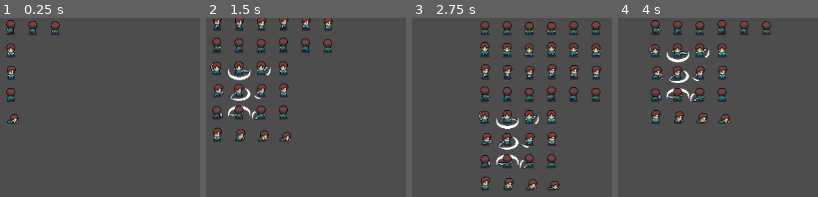
Above: before the commit, frames 1-4 (left to right).
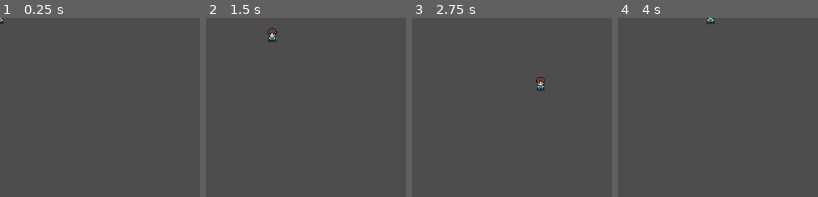
Above: after the commit, the same moments.

Repository: JanethSacari/Project_SwordFantasy
Game: Godot game, scene res://character/character.tscn
The game is run twice, just before and just after one commit, with the same random seed, the same clock (stepped at 60 frames per second) and the same inputs. The project has no main scene, so this scene is started directly.
Inputs:
- Up to frame 1 (0.25 s): no input
- Up to frame 2 (1.5 s): tap Enter at 0.5 s; hold D (move_right) 0.53-1.28 s; hold S (move_down) from 1.28 s (still down)
- Up to frame 3 (2.75 s): release S (move_down) at 2.03 s; hold D (move_right) from 2.03 s (still down)
- Up to frame 4 (4 s): release D (move_right) at 2.78 s; hold Up (move_up) 2.78-3.53 s; hold A (move_left) from 3.53 s (still down)

The runs differ from the first frame. In frame 1, 2.0% of the frame differs, in the area x 0-30%, y 0-60%; in frame 2, 8.8%; in frame 3, 13%, in the area x 33-95%, y 1-97%; in frame 4, 7.2%.

Commit message:
Project Sword Fantasy - Animation stand by and walking

Diff:
--- a/sword-fantasy/character/character.tscn
+++ b/sword-fantasy/character/character.tscn
@@ -1,10 +1,621 @@
-[gd_scene load_steps=3 format=3 uid="uid://n04hb0to1ak8"]
+[gd_scene load_steps=13 format=3 uid="uid://n04hb0to1ak8"]
 
 [ext_resource type="Texture2D" uid="uid://2twhahpec535" path="res://character/Hero.png" id="1_voo8b"]
 [ext_resource type="Script" path="res://character/character.gd" id="1_wvgcb"]
 
+[sub_resource type="Animation" id="Animation_l63ba"]
+resource_name = "look_down"
+length = 0.6
+loop_mode = 1
+step = 0.1
+tracks/0/type = "value"
+tracks/0/imported = false
+tracks/0/enabled = true
+tracks/0/path = NodePath("Texture:hframes")
+tracks/0/interp = 1
+tracks/0/loop_wrap = true
+tracks/0/keys = {
+"times": PackedFloat32Array(0),
+"transitions": PackedFloat32Array(1),
+"update": 1,
+"values": [6]
+}
+tracks/1/type = "value"
+tracks/1/imported = false
+tracks/1/enabled = true
+tracks/1/path = NodePath("Texture:vframes")
+tracks/1/interp = 1
+tracks/1/loop_wrap = true
+tracks/1/keys = {
+"times": PackedFloat32Array(0),
+"transitions": PackedFloat32Array(1),
+"update": 1,
+"values": [10]
+}
+tracks/2/type = "value"
+tracks/2/imported = false
+tracks/2/enabled = true
+tracks/2/path = NodePath("Texture:texture")
+tracks/2/interp = 1
+tracks/2/loop_wrap = true
+tracks/2/keys = {
+"times": PackedFloat32Array(0),
+"transitions": PackedFloat32Array(1),
+"update": 1,
+"values": [ExtResource("1_voo8b")]
+}
+tracks/3/type = "value"
+tracks/3/imported = false
+tracks/3/enabled = true
+tracks/3/path = NodePath("Texture:frame")
+tracks/3/interp = 1
+tracks/3/loop_wrap = true
+tracks/3/keys = {
+"times": PackedFloat32Array(0, 0.1, 0.2, 0.3, 0.4, 0.5),
+"transitions": PackedFloat32Array(1, 1, 1, 1, 1, 1),
+"update": 1,
+"values": [0, 1, 2, 3, 4, 5]
+}
+tracks/4/type = "value"
+tracks/4/imported = false
+tracks/4/enabled = true
+tracks/4/path = NodePath("Texture:flip_h")
+tracks/4/interp = 1
+tracks/4/loop_wrap = true
+tracks/4/keys = {
+"times": PackedFloat32Array(0),
+"transitions": PackedFloat32Array(1),
+"update": 1,
+"values": [false]
+}
+
+[sub_resource type="Animation" id="Animation_0hatl"]
+length = 0.001
+tracks/0/type = "value"
+tracks/0/imported = false
+tracks/0/enabled = true
+tracks/0/path = NodePath("Texture:hframes")
+tracks/0/interp = 1
+tracks/0/loop_wrap = true
+tracks/0/keys = {
+"times": PackedFloat32Array(0),
+"transitions": PackedFloat32Array(1),
+"update": 1,
+"values": [6]
+}
+tracks/1/type = "value"
+tracks/1/imported = false
+tracks/1/enabled = true
+tracks/1/path = NodePath("Texture:vframes")
+tracks/1/interp = 1
+tracks/1/loop_wrap = true
+tracks/1/keys = {
+"times": PackedFloat32Array(0),
+"transitions": PackedFloat32Array(1),
+"update": 1,
+"values": [10]
+}
+tracks/2/type = "value"
+tracks/2/imported = false
+tracks/2/enabled = true
+tracks/2/path = NodePath("Texture:texture")
+tracks/2/interp = 1
+tracks/2/loop_wrap = true
+tracks/2/keys = {
+"times": PackedFloat32Array(0),
+"transitions": PackedFloat32Array(1),
+"update": 1,
+"values": [ExtResource("1_voo8b")]
+}
+tracks/3/type = "value"
+tracks/3/imported = false
+tracks/3/enabled = true
+tracks/3/path = NodePath("Texture:frame")
+tracks/3/interp = 1
+tracks/3/loop_wrap = true
+tracks/3/keys = {
+"times": PackedFloat32Array(0),
+"transitions": PackedFloat32Array(1),
+"update": 1,
+"values": [0]
+}
+tracks/4/type = "value"
+tracks/4/imported = false
+tracks/4/enabled = true
+tracks/4/path = NodePath("Texture:flip_h")
+tracks/4/interp = 1
+tracks/4/loop_wrap = true
+tracks/4/keys = {
+"times": PackedFloat32Array(0),
+"transitions": PackedFloat32Array(1),
+"update": 1,
+"values": [false]
+}
+
+[sub_resource type="Animation" id="Animation_d5mnr"]
+resource_name = "look_right"
+length = 0.6
+loop_mode = 1
+step = 0.1
+tracks/0/type = "value"
+tracks/0/imported = false
+tracks/0/enabled = true
+tracks/0/path = NodePath("Texture:hframes")
+tracks/0/interp = 1
+tracks/0/loop_wrap = true
+tracks/0/keys = {
+"times": PackedFloat32Array(0),
+"transitions": PackedFloat32Array(1),
+"update": 1,
+"values": [6]
+}
+tracks/1/type = "value"
+tracks/1/imported = false
+tracks/1/enabled = true
+tracks/1/path = NodePath("Texture:vframes")
+tracks/1/interp = 1
+tracks/1/loop_wrap = true
+tracks/1/keys = {
+"times": PackedFloat32Array(0),
+"transitions": PackedFloat32Array(1),
+"update": 1,
+"values": [10]
+}
+tracks/2/type = "value"
+tracks/2/imported = false
+tracks/2/enabled = true
+tracks/2/path = NodePath("Texture:texture")
+tracks/2/interp = 1
+tracks/2/loop_wrap = true
+tracks/2/keys = {
+"times": PackedFloat32Array(0),
+"transitions": PackedFloat32Array(1),
+"update": 1,
+"values": [ExtResource("1_voo8b")]
+}
+tracks/3/type = "value"
+tracks/3/imported = false
+tracks/3/enabled = true
+tracks/3/path = NodePath("Texture:frame")
+tracks/3/interp = 1
+tracks/3/loop_wrap = true
+tracks/3/keys = {
+"times": PackedFloat32Array(0, 0.1, 0.2, 0.3, 0.4, 0.5),
+"transitions": PackedFloat32Array(1, 1, 1, 1, 1, 1),
+"update": 1,
+"values": [6, 7, 8, 9, 10, 11]
+}
+tracks/4/type = "value"
+tracks/4/imported = false
+tracks/4/enabled = true
+tracks/4/path = NodePath("Texture:flip_h")
+tracks/4/interp = 1
+tracks/4/loop_wrap = true
+tracks/4/keys = {
+"times": PackedFloat32Array(0.215922),
+"transitions": PackedFloat32Array(1),
+"update": 1,
+"values": [false]
+}
+
+[sub_resource type="Animation" id="Animation_xbv70"]
+resource_name = "look_up"
+length = 0.6
+loop_mode = 1
+step = 0.1
+tracks/0/type = "value"
+tracks/0/imported = false
+tracks/0/enabled = true
+tracks/0/path = NodePath("Texture:hframes")
+tracks/0/interp = 1
+tracks/0/loop_wrap = true
+tracks/0/keys = {
+"times": PackedFloat32Array(0),
+"transitions": PackedFloat32Array(1),
+"update": 1,
+"values": [6]
+}
+tracks/1/type = "value"
+tracks/1/imported = false
+tracks/1/enabled = true
+tracks/1/path = NodePath("Texture:vframes")
+tracks/1/interp = 1
+tracks/1/loop_wrap = true
+tracks/1/keys = {
+"times": PackedFloat32Array(0),
+"transitions": PackedFloat32Array(1),
+"update": 1,
+"values": [10]
+}
+tracks/2/type = "value"
+tracks/2/imported = false
+tracks/2/enabled = true
+tracks/2/path = NodePath("Texture:texture")
+tracks/2/interp = 1
+tracks/2/loop_wrap = true
+tracks/2/keys = {
+"times": PackedFloat32Array(0),
+"transitions": PackedFloat32Array(1),
+"update": 1,
+"values": [ExtResource("1_voo8b")]
+}
+tracks/3/type = "value"
+tracks/3/imported = false
+tracks/3/enabled = true
+tracks/3/path = NodePath("Texture:frame")
+tracks/3/interp = 1
+tracks/3/loop_wrap = true
+tracks/3/keys = {
+"times": PackedFloat32Array(0, 0.1, 0.2, 0.3, 0.4, 0.5),
+"transitions": PackedFloat32Array(1, 1, 1, 1, 1, 1),
+"update": 1,
+"values": [12, 13, 14, 15, 16, 17]
+}
+tracks/4/type = "value"
+tracks/4/imported = false
+tracks/4/enabled = true
+tracks/4/path = NodePath("Texture:flip_h")
+tracks/4/interp = 1
+tracks/4/loop_wrap = true
+tracks/4/keys = {
+"times": PackedFloat32Array(0.215922),
+"transitions": PackedFloat32Array(1),
+"update": 1,
+"values": [false]
+}
+
+[sub_resource type="Animation" id="Animation_faum4"]
+resource_name = "look_left"
+length = 0.6
+loop_mode = 1
+step = 0.1
+tracks/0/type = "value"
+tracks/0/imported = false
+tracks/0/enabled = true
+tracks/0/path = NodePath("Texture:hframes")
+tracks/0/interp = 1
+tracks/0/loop_wrap = true
+tracks/0/keys = {
+"times": PackedFloat32Array(0),
+"transitions": PackedFloat32Array(1),
+"update": 1,
+"values": [6]
+}
+tracks/1/type = "value"
+tracks/1/imported = false
+tracks/1/enabled = true
+tracks/1/path = NodePath("Texture:vframes")
+tracks/1/interp = 1
+tracks/1/loop_wrap = true
+tracks/1/keys = {
+"times": PackedFloat32Array(0),
+"transitions": PackedFloat32Array(1),
+"update": 1,
+"values": [10]
+}
+tracks/2/type = "value"
+tracks/2/imported = false
+tracks/2/enabled = true
+tracks/2/path = NodePath("Texture:texture")
+tracks/2/interp = 1
+tracks/2/loop_wrap = true
+tracks/2/keys = {
+"times": PackedFloat32Array(0),
+"transitions": PackedFloat32Array(1),
+"update": 1,
+"values": [ExtResource("1_voo8b")]
+}
+tracks/3/type = "value"
+tracks/3/imported = false
+tracks/3/enabled = true
+tracks/3/path = NodePath("Texture:frame")
+tracks/3/interp = 1
+tracks/3/loop_wrap = true
+tracks/3/keys = {
+"times": PackedFloat32Array(0, 0.1, 0.2, 0.3, 0.4, 0.5),
+"transitions": PackedFloat32Array(1, 1, 1, 1, 1, 1),
+"update": 1,
+"values": [6, 7, 8, 9, 10, 11]
+}
+tracks/4/type = "value"
+tracks/4/imported = false
+tracks/4/enabled = true
+tracks/4/path = NodePath("Texture:flip_h")
+tracks/4/interp = 1
+tracks/4/loop_wrap = true
+tracks/4/keys = {
+"times": PackedFloat32Array(0),
+"transitions": PackedFloat32Array(1),
+"update": 1,
+"values": [true]
+}
+
+[sub_resource type="Animation" id="Animation_go7ml"]
+resource_name = "walking_down"
+length = 0.6
+loop_mode = 1
+step = 0.1
+tracks/0/type = "value"
+tracks/0/imported = false
+tracks/0/enabled = true
+tracks/0/path = NodePath("Texture:hframes")
+tracks/0/interp = 1
+tracks/0/loop_wrap = true
+tracks/0/keys = {
+"times": PackedFloat32Array(0),
+"transitions": PackedFloat32Array(1),
+"update": 1,
+"values": [6]
+}
+tracks/1/type = "value"
+tracks/1/imported = false
+tracks/1/enabled = true
+tracks/1/path = NodePath("Texture:vframes")
+tracks/1/interp = 1
+tracks/1/loop_wrap = true
+tracks/1/keys = {
+"times": PackedFloat32Array(0),
+"transitions": PackedFloat32Array(1),
+"update": 1,
+"values": [10]
+}
+tracks/2/type = "value"
+tracks/2/imported = false
+tracks/2/enabled = true
+tracks/2/path = NodePath("Texture:texture")
+tracks/2/interp = 1
+tracks/2/loop_wrap = true
+tracks/2/keys = {
+"times": PackedFloat32Array(0),
+"transitions": PackedFloat32Array(1),
+"update": 1,
+"values": [ExtResource("1_voo8b")]
+}
+tracks/3/type = "value"
+tracks/3/imported = false
+tracks/3/enabled = true
+tracks/3/path = NodePath("Texture:frame")
+tracks/3/interp = 1
+tracks/3/loop_wrap = true
+tracks/3/keys = {
+"times": PackedFloat32Array(0, 0.1, 0.2, 0.3, 0.4, 0.5),
+"transitions": PackedFloat32Array(1, 1, 1, 1, 23, 1),
+"update": 1,
+"values": [18, 19, 20, 21, 22, 23]
+}
+tracks/4/type = "value"
+tracks/4/imported = false
+tracks/4/enabled = true
+tracks/4/path = NodePath("Texture:flip_h")
+tracks/4/interp = 1
+tracks/4/loop_wrap = true
+tracks/4/keys = {
+"times": PackedFloat32Array(0.215922),
+"transitions": PackedFloat32Array(1),
+"update": 1,
+"values": [false]
+}
+
+[sub_resource type="Animation" id="Animation_joade"]
+resource_name = "walking_right"
+length = 0.6
+loop_mode = 1
+step = 0.1
+tracks/0/type = "value"
+tracks/0/imported = false
+tracks/0/enabled = true
+tracks/0/path = NodePath("Texture:hframes")
+tracks/0/interp = 1
+tracks/0/loop_wrap = true
+tracks/0/keys = {
+"times": PackedFloat32Array(0),
+"transitions": PackedFloat32Array(1),
+"update": 1,
+"values": [6]
+}
+tracks/1/type = "value"
+tracks/1/imported = false
+tracks/1/enabled = true
+tracks/1/path = NodePath("Texture:vframes")
+tracks/1/interp = 1
+tracks/1/loop_wrap = true
+tracks/1/keys = {
+"times": PackedFloat32Array(0),
+"transitions": PackedFloat32Array(1),
+"update": 1,
+"values": [10]
+}
+tracks/2/type = "value"
+tracks/2/imported = false
+tracks/2/enabled = true
+tracks/2/path = NodePath("Texture:texture")
+tracks/2/interp = 1
+tracks/2/loop_wrap = true
+tracks/2/keys = {
+"times": PackedFloat32Array(0),
+"transitions": PackedFloat32Array(1),
+"update": 1,
+"values": [ExtResource("1_voo8b")]
+}
+tracks/3/type = "value"
+tracks/3/imported = false
+tracks/3/enabled = true
+tracks/3/path = NodePath("Texture:frame")
+tracks/3/interp = 1
+tracks/3/loop_wrap = true
+tracks/3/keys = {
+"times": PackedFloat32Array(0, 0.1, 0.2, 0.3, 0.4, 0.5),
+"transitions": PackedFloat32Array(1, 1, 1, 1, 23, 1),
+"update": 1,
+"values": [24, 25, 26, 27, 28, 29]
+}
+tracks/4/type = "value"
+tracks/4/imported = false
+tracks/4/enabled = true
+tracks/4/path = NodePath("Texture:flip_h")
+tracks/4/interp = 1
+tracks/4/loop_wrap = true
+tracks/4/keys = {
+"times": PackedFloat32Array(0.215922),
+"transitions": PackedFloat32Array(1),
+"update": 1,
+"values": [false]
+}
+
+[sub_resource type="Animation" id="Animation_a0yyu"]
+resource_name = "walking_left"
+length = 0.6
+loop_mode = 1
+step = 0.1
+tracks/0/type = "value"
+tracks/0/imported = false
+tracks/0/enabled = true
+tracks/0/path = NodePath("Texture:hframes")
+tracks/0/interp = 1
+tracks/0/loop_wrap = true
+tracks/0/keys = {
+"times": PackedFloat32Array(0),
+"transitions": PackedFloat32Array(1),
+"update": 1,
+"values": [6]
+}
+tracks/1/type = "value"
+tracks/1/imported = false
+tracks/1/enabled = true
+tracks/1/path = NodePath("Texture:vframes")
+tracks/1/interp = 1
+tracks/1/loop_wrap = true
+tracks/1/keys = {
+"times": PackedFloat32Array(0),
+"transitions": PackedFloat32Array(1),
+"update": 1,
+"values": [10]
+}
+tracks/2/type = "value"
+tracks/2/imported = false
+tracks/2/enabled = true
+tracks/2/path = NodePath("Texture:texture")
+tracks/2/interp = 1
+tracks/2/loop_wrap = true
+tracks/2/keys = {
+"times": PackedFloat32Array(0),
+"transitions": PackedFloat32Array(1),
+"update": 1,
+"values": [ExtResource("1_voo8b")]
+}
+tracks/3/type = "value"
+tracks/3/imported = false
+tracks/3/enabled = true
+tracks/3/path = NodePath("Texture:frame")
+tracks/3/interp = 1
+tracks/3/loop_wrap = true
+tracks/3/keys = {
+"times": PackedFloat32Array(0, 0.1, 0.2, 0.3, 0.4, 0.5),
+"transitions": PackedFloat32Array(1, 1, 1, 1, 23, 1),
+"update": 1,
+"values": [24, 25, 26, 27, 28, 29]
+}
+tracks/4/type = "value"
+tracks/4/imported = false
+tracks/4/enabled = true
+tracks/4/path = NodePath("Texture:flip_h")
+tracks/4/interp = 1
+tracks/4/loop_wrap = true
+tracks/4/keys = {
+"times": PackedFloat32Array(0.215922),
+"transitions": PackedFloat32Array(1),
+"update": 1,
+"values": [true]
+}
+
+[sub_resource type="Animation" id="Animation_d0rbj"]
+resource_name = "walking_up"
+length = 0.6
+loop_mode = 1
+step = 0.1
+tracks/0/type = "value"
+tracks/0/imported = false
+tracks/0/enabled = true
+tracks/0/path = NodePath("Texture:hframes")
+tracks/0/interp = 1
+tracks/0/loop_wrap = true
+tracks/0/keys = {
+"times": PackedFloat32Array(0),
+"transitions": PackedFloat32Array(1),
+"update": 1,
+"values": [6]
+}
+tracks/1/type = "value"
+tracks/1/imported = false
+tracks/1/enabled = true
+tracks/1/path = NodePath("Texture:vframes")
+tracks/1/interp = 1
+tracks/1/loop_wrap = true
+tracks/1/keys = {
+"times": PackedFloat32Array(0),
+"transitions": PackedFloat32Array(1),
+"update": 1,
+"values": [10]
+}
+tracks/2/type = "value"
+tracks/2/imported = false
+tracks/2/enabled = true
+tracks/2/path = NodePath("Texture:texture")
+tracks/2/interp = 1
+tracks/2/loop_wrap = true
+tracks/2/keys = {
+"times": PackedFloat32Array(0),
+"transitions": PackedFloat32Array(1),
+"update": 1,
+"values": [ExtResource("1_voo8b")]
+}
+tracks/3/type = "value"
+tracks/3/imported = false
+tracks/3/enabled = true
+tracks/3/path = NodePath("Texture:frame")
+tracks/3/interp = 1
+tracks/3/loop_wrap = true
+tracks/3/keys = {
+"times": PackedFloat32Array(0, 0.1, 0.2, 0.3, 0.4, 0.5),
+"transitions": PackedFloat32Array(1, 1, 1, 1, 23, 1),
+"update": 1,
+"values": [30, 31, 32, 33, 34, 35]
+}
+tracks/4/type = "value"
+tracks/4/imported = false
+tracks/4/enabled = true
+tracks/4/path = NodePath("Texture:flip_h")
+tracks/4/interp = 1
+tracks/4/loop_wrap = true
+tracks/4/keys = {
+"times": PackedFloat32Array(0.215922),
+"transitions": PackedFloat32Array(1),
+"update": 1,
+"values": [false]
+}
+
+[sub_resource type="AnimationLibrary" id="AnimationLibrary_tkycv"]
+_data = {
+"RESET": SubResource("Animation_0hatl"),
+"look_down": SubResource("Animation_l63ba"),
+"look_left": SubResource("Animation_faum4"),
+"look_right": SubResource("Animation_d5mnr"),
+"look_up": SubResource("Animation_xbv70"),
+"walking_down": SubResource("Animation_go7ml"),
+"walking_left": SubResource("Animation_a0yyu"),
+"walking_right": SubResource("Animation_joade"),
+"walking_up": SubResource("Animation_d0rbj")
+}
+
 [node name="Character" type="CharacterBody2D"]
 script = ExtResource("1_wvgcb")
 
 [node name="Texture" type="Sprite2D" parent="."]
 texture = ExtResource("1_voo8b")
+hframes = 6
+vframes = 10
+
+[node name="Character_animation" type="AnimationPlayer" parent="."]
+libraries = {
+"": SubResource("AnimationLibrary_tkycv")
+}
--- a/sword-fantasy/project.godot
+++ b/sword-fantasy/project.godot
@@ -47,5 +47,6 @@
 
 [rendering]
 
+textures/canvas_textures/default_texture_filter=0
 renderer/rendering_method="gl_compatibility"
 renderer/rendering_method.mobile="gl_compatibility"
